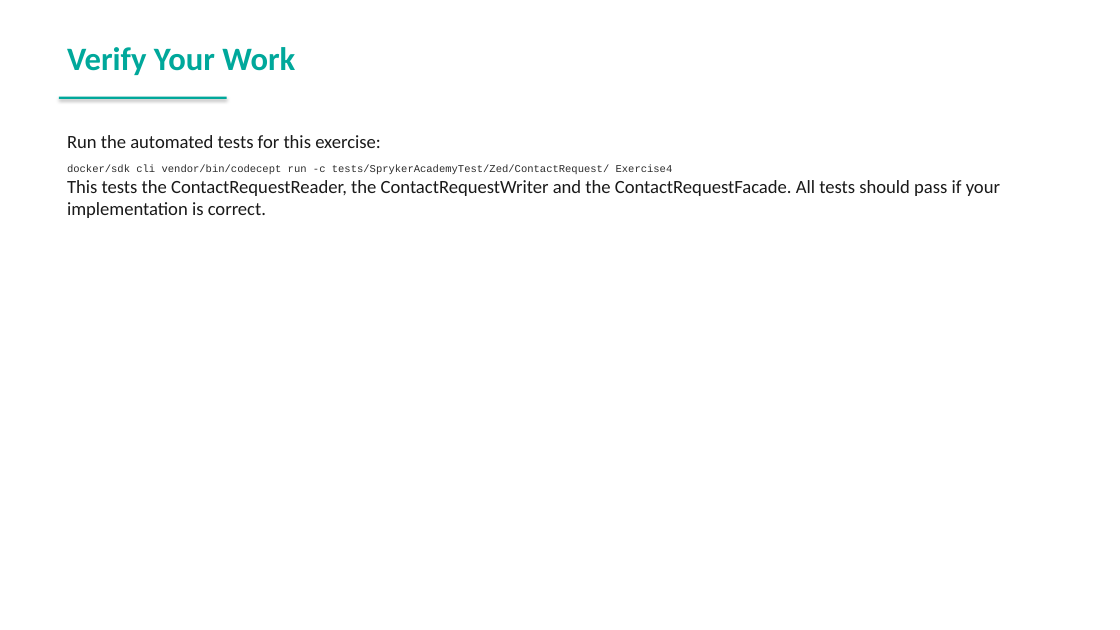
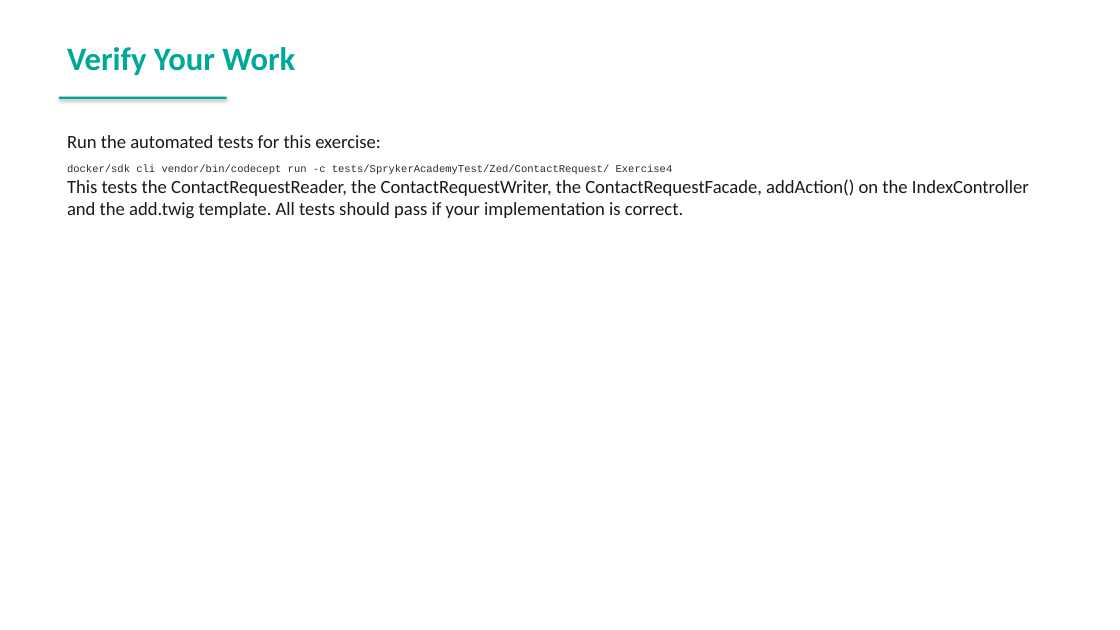
Before and after one commit to spryker-academy/instructor-exercises, a slide deck: slide 120 of guides-pptx/spryker-academy-fundamental.pptx. Drawn at 1120x630 pixels with LibreOffice and Linux fonts; fonts in the diff are those of the drawing. Boxes give left, top, right and bottom in pixels: in the first picture for what was removed or moved away, otherwise in the second. Text is boxed around its words. In the diff, an @@ line names an element or a change of style, - is before the commit and + after.

```diff
--- a/guides-pptx/spryker-academy-fundamental.pptx
+++ b/guides-pptx/spryker-academy-fundamental.pptx
@@ text at box(67, 179, 1029, 218): text changed @@
-This tests the ContactRequestReader, the ContactRequestWriter and the ContactRequestFacade. All tests should pass if your implementation is correct.
+This tests the ContactRequestReader, the ContactRequestWriter, the ContactRequestFacade, addAction() on the IndexController and the add.twig template. All tests should pass if your implementation is correct.
```
Also in this commit, not shown: 3 other slides changed, 4 other files.
